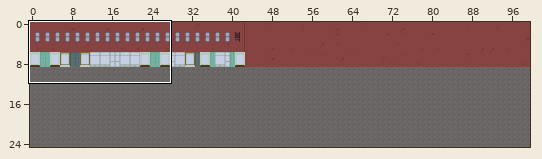
A Tiled map gets an edit: maps/ep1s2.tmx. The picture above shows the old version from afar; the outline marks the close-up.
Close-up. Before the edit:
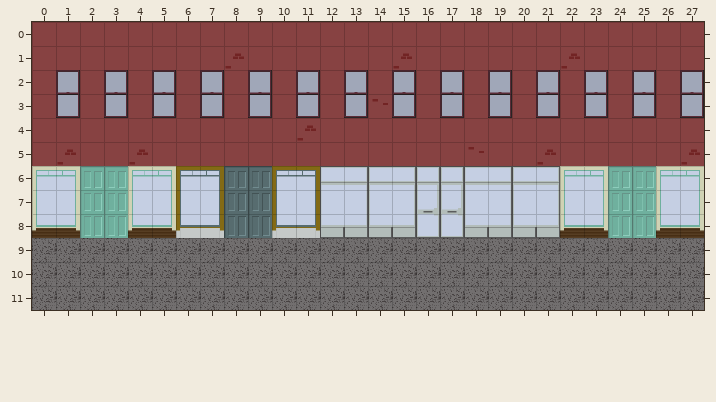
Cells are 32x32 px. Shown: x 0..27, y 0..11. The commit also changed other parts of the map, which this record leaves out.
Once edited:
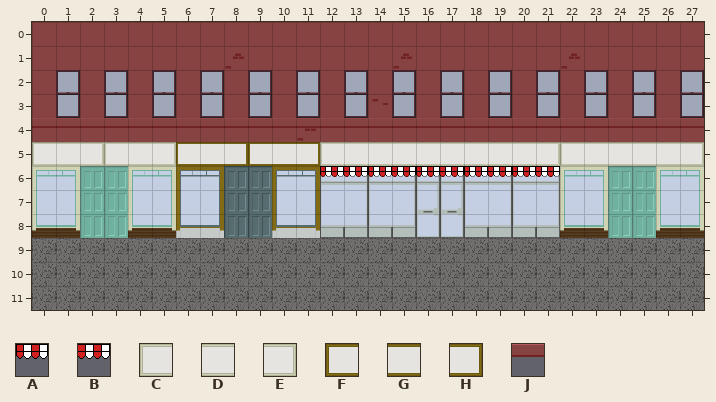
Key: from "Store Front": A 35, B 36, C 37, D 38, E 39, F 57, G 58, H 59; from "Wall": J 31.
_ is an empty cell, . an unchanged one.
Tiles of an added or newly shown layer are drawn over the layers below it.
Diff:
--- layer "Tile Layer 5" (added)
@@ x 0..27 @@
- 4 ____________________________
- 5 ____________________________
- 6 ............__________......
+ 4 JJJJJJJJJJJJJJJJJJJJJJJJJJJJ
+ 5 CDECDEFGHFGHCDDDDDDDDECDDDDE
+ 6 ............ABABABABAB......
Boxes around the changes in both close-ups, in picture pixels (x1, y1, x2, y2):
added: (32, 118, 704, 177)
